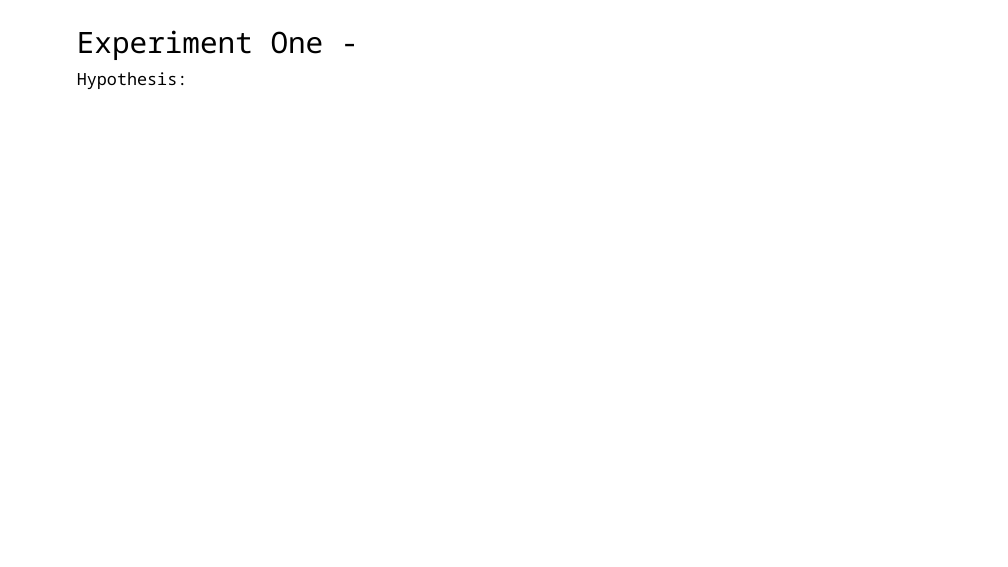
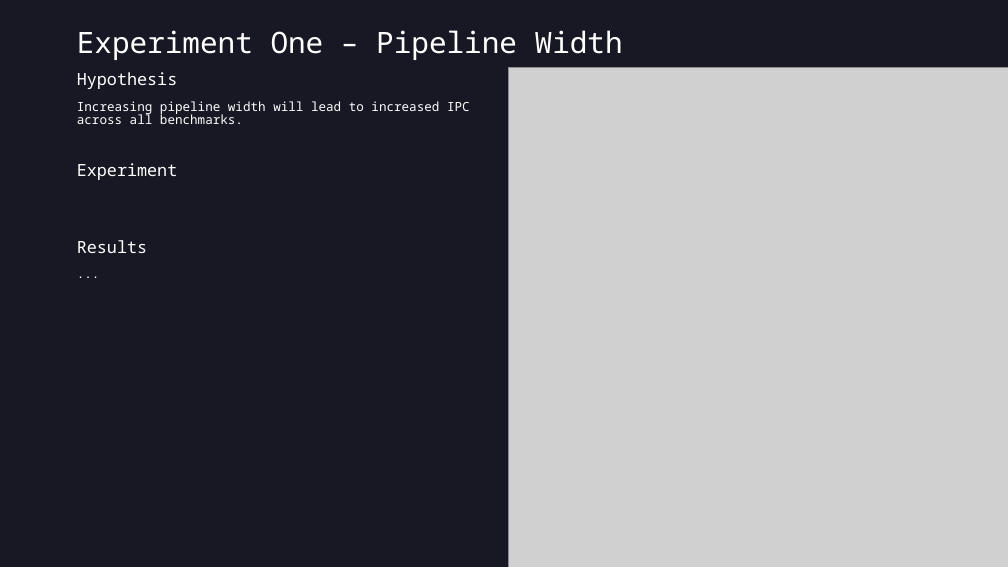
Before and after one commit to finnjcooper/COMS30046, a slide deck: slide 5 of docs/final presentation.pptx. Drawn at 1008x567 pixels with LibreOffice and Linux fonts; fonts in the diff are those of the drawing; grey boxes stand for pictures. Boxes give left, top, right and bottom in pixels: in the first picture for what was removed or moved away, otherwise in the second. Text is boxed around its words. In the diff, an @@ line names an element or a change of style, - is before the commit and + after.

```diff
--- a/docs/final presentation.pptx
+++ b/docs/final presentation.pptx
@@ background #FFFFFF to #181825 @@
@@ title at box(77, 30, 623, 60): text changed; text colour #000000 to #FFFFFF @@
-Experiment One -
+Experiment One – Pipeline Width
@@ text at box(77, 72, 470, 253): text changed; size 16 to 12 pt; text colour #000000 to #FFFFFF @@
-Hypothesis:
+Hypothesis
+Increasing pipeline width will lead to increased IPC across all benchmarks.
+Experiment
+Results
+...
@@ picture added at box(509, 68, 1008, 567) @@
```
Also in this commit, not shown: 5 other slides changed, 1 slide added, 1 slide removed.
